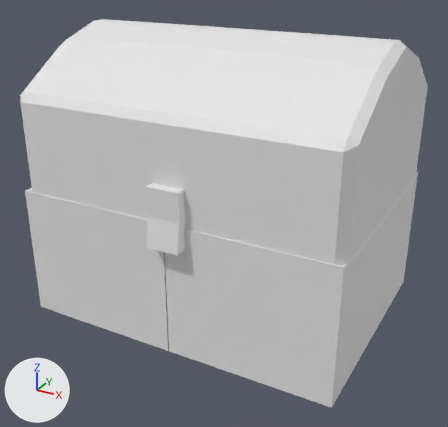
The Blender file Chest box_object .blend, before and after one commit.
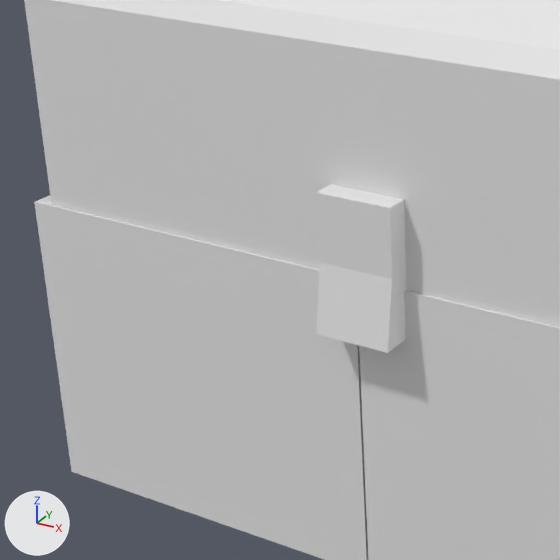
Old and new are each drawn whole from a 50 mm lens placed at (3.75, -8.01, 5.16), pointed at (-0.4, -0.47, 1.39) and again close up on the part from 2% to 56% of the width and 24% to 81% of the height. Every picture has the same lights, and +X, +Y and +Z are marked at lower left. The last two pictures show the newer version.

In view in the first close-up: 'Cube', 'chest', 'lid'.
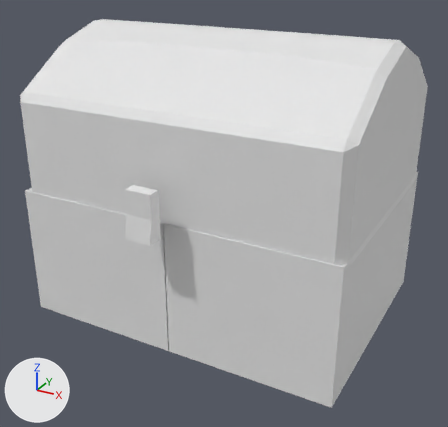
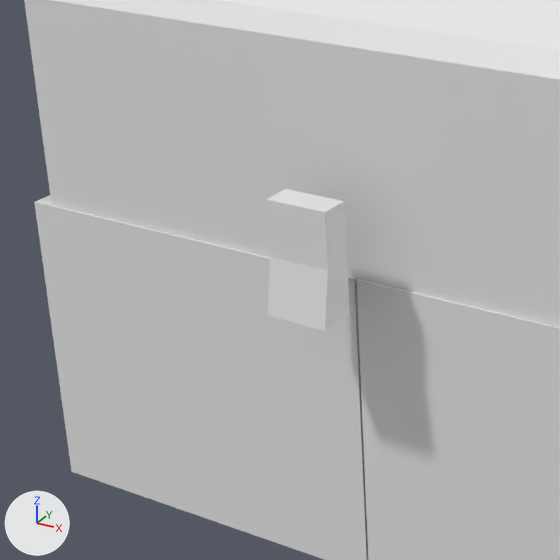
Patch to the scene script:
```diff
--- a/Chest box_object .blend.py
+++ b/Chest box_object .blend.py
@@ ob_cube @@
 ob_cube = bpy.data.objects.new('Cube', me_cube_002)
-ob_cube.location = (-0.452, -1.88, 1.872)
-ob_cube.scale = (0.24, -0.11, 0.42)
+ob_cube.location = (-0.597, -2.223, 2.01)
+ob_cube.scale = (0.19, -0.0872, 0.333)
```

Pixel boxes (x1, y1, x2, y2) of what changed, in the close-ups (560 x 560 px):
'Cube', moved, rescaled
    before: (316, 184, 407, 353)
    after: (266, 189, 349, 331)
